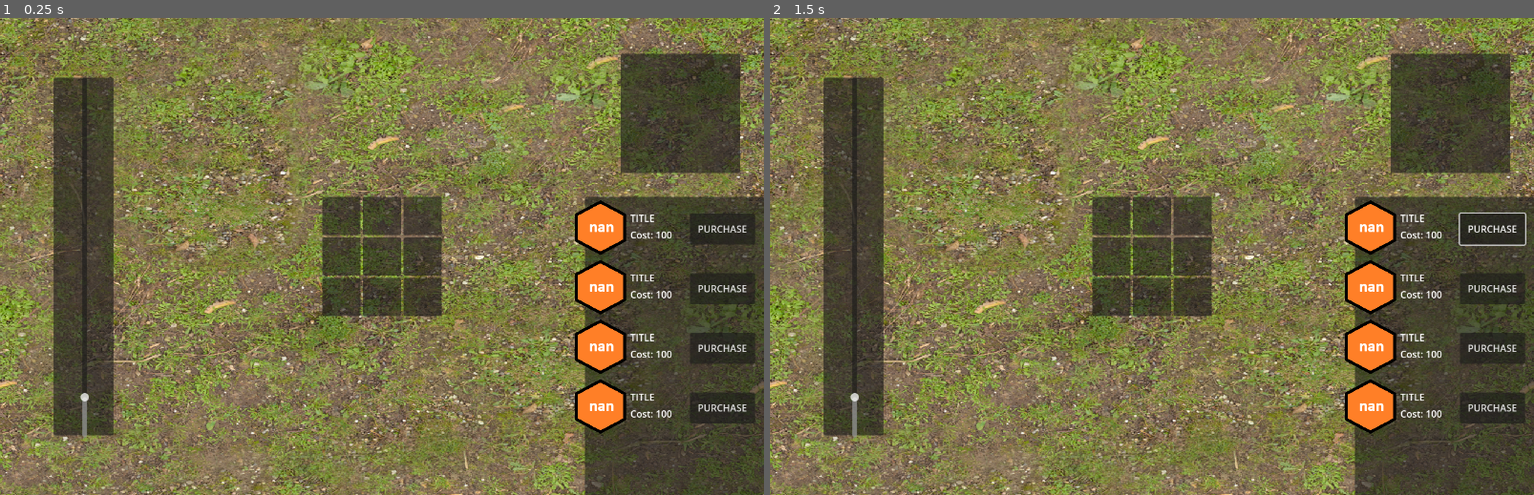
Above: before the commit, frames 1-2 (left to right).
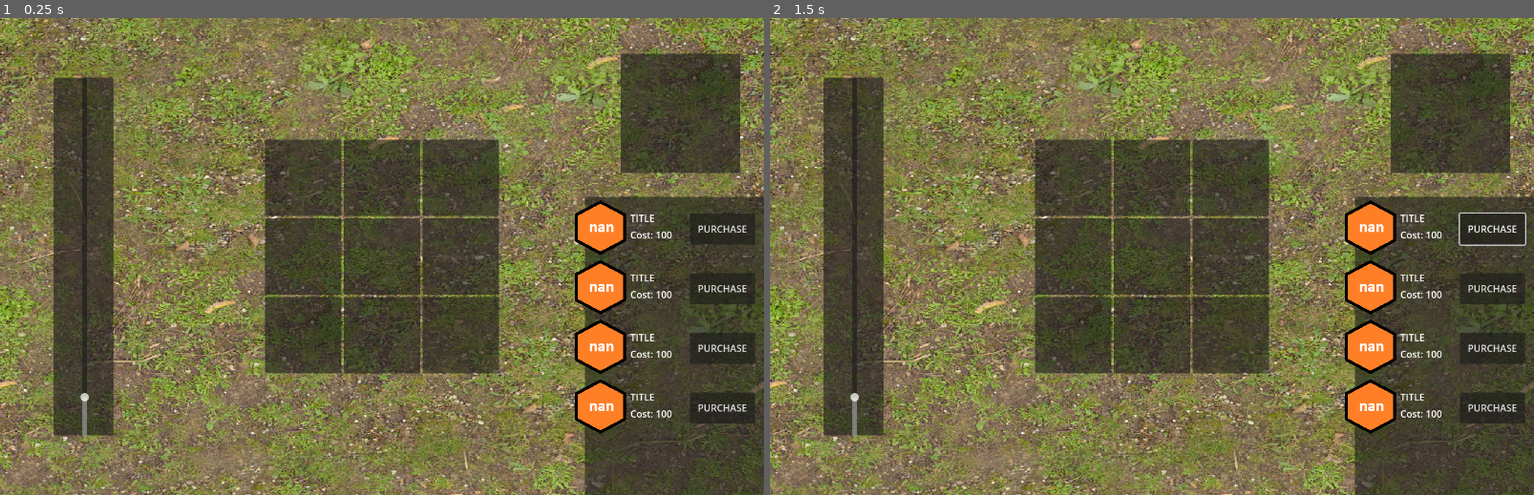
Above: after the commit, the same moments.

Repository: jintachi/GWJ85
Game: Godot game, scene res://scenes/main.tscn
Two runs of this game, one before a commit and one after it. Both use one fixed random seed, a clock stepped at 60 frames per second and the inputs below.
Inputs (mouse positions are in pixels of both pictures, inside the frame that each line leads up to):
- Up to frame 1 (0.25 s): no input
- Up to frame 2 (1.5 s): click "PURCHASE" at 0.5 s; tap Enter at 1.25 s; move the mouse to (1113, 218) at 1.27 s; hold E (turn_right) from 1.28 s (still down); click (1113, 218) at 1.42 s

The runs differ from the first frame. In frame 1, 12% of the frame differs, in the area x 34-66%, y 25-75%; in frame 2, 12%.

Commit message:
@export var tyleType_alternate: Machine
@export var tyleType_alternate: Machine

Diff:
--- a/scenes/cell_system/tile.gd
+++ b/scenes/cell_system/tile.gd
@@ -3,6 +3,9 @@
 
 #region Delcarations
 @export_custom(PROPERTY_HINT_RESOURCE_TYPE, "ProcessorTile, ProducerTile, TransportTile") var tile_type : Resource
+## alternatively
+@export var tyleType_alternate: Machine
+
 var parent : CellGrid
 #endregion
 
--- a/scenes/cell_system/tile.tscn
+++ b/scenes/cell_system/tile.tscn
@@ -3,6 +3,7 @@
 [ext_resource type="Script" uid="uid://c1naffjba6fjn" path="res://scenes/cell_system/tile.gd" id="1_ysrkh"]
 
 [node name="Tile" type="PanelContainer"]
+custom_minimum_size = Vector2(128, 128)
 offset_right = 64.0
 offset_bottom = 64.0
 size_flags_horizontal = 3
@@ -10,13 +11,13 @@
 script = ExtResource("1_ysrkh")
 
 [node name="MachineLayer" type="TextureRect" parent="."]
-custom_minimum_size = Vector2(64, 64)
+custom_minimum_size = Vector2(128, 128)
 layout_mode = 2
 expand_mode = 2
 stretch_mode = 5
 
 [node name="ItemLayer" type="TextureRect" parent="."]
-custom_minimum_size = Vector2(64, 64)
+custom_minimum_size = Vector2(128, 128)
 layout_mode = 2
 expand_mode = 2
 stretch_mode = 5
--- a/scenes/main.tscn
+++ b/scenes/main.tscn
@@ -102,4 +102,10 @@
 [node name="CellGrid" parent="UI/CenterContainer2" instance=ExtResource("4_jyhfs")]
 layout_mode = 2
 
+[node name="Control" type="Control" parent="UI"]
+layout_mode = 3
+anchors_preset = 0
+offset_right = 40.0
+offset_bottom = 40.0
+
 [node name="GameController" type="Node" parent="."]
